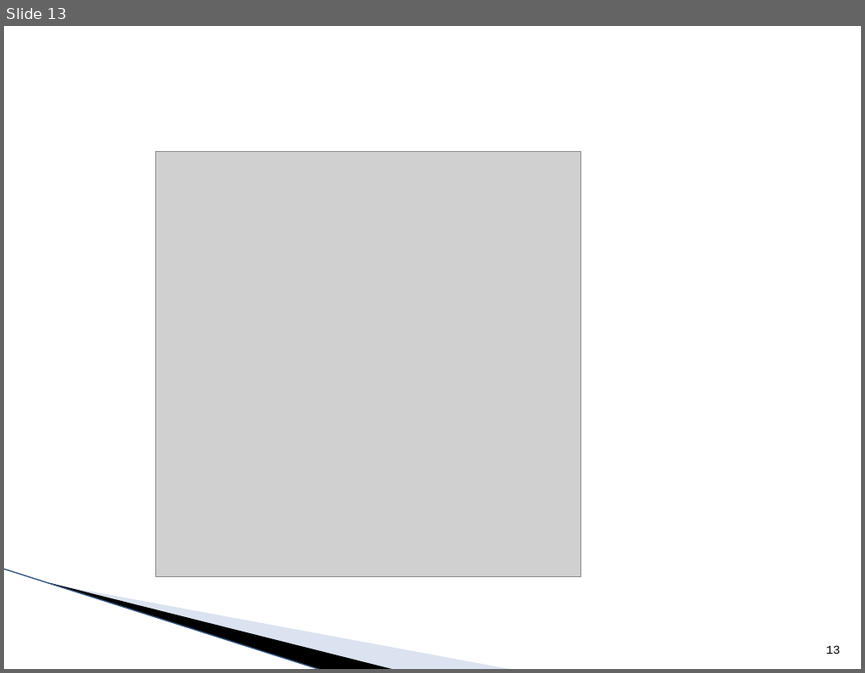
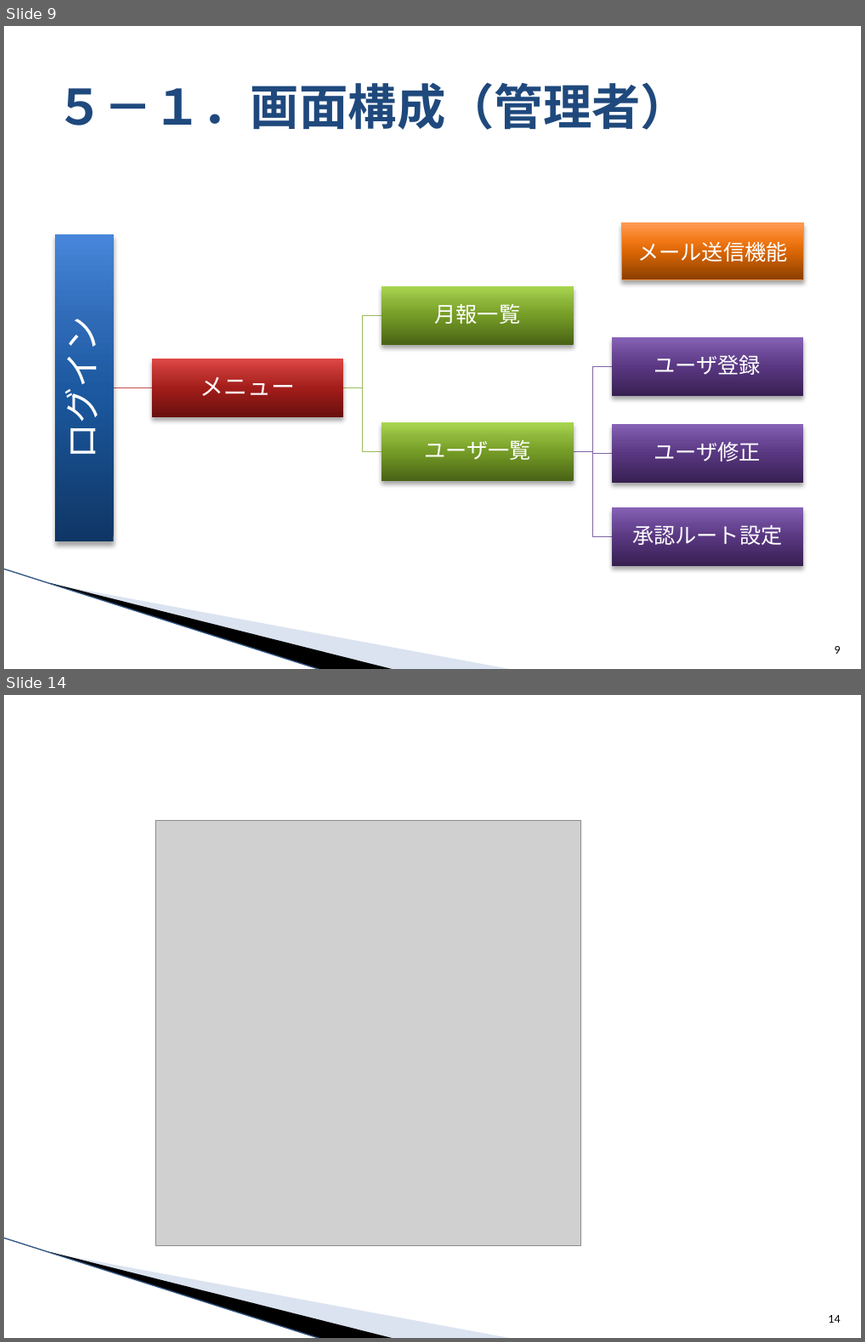
Before and after one commit to around7days/AppFreeMemo, a slide deck: 月報管理システム 提案資料.pptx. Shown one above the other, each under a label of ours: slide 13 before the commit, slides 9 and 14 after it; the slides between them are not shown. The pictures are 865x673 and 865x1342 pixels, drawn with LibreOffice and Linux fonts; fonts in the diff are those of the drawing; grey boxes stand for pictures; background and template pictures are left out. Boxes give left, top, right and bottom in pixels: in the first picture for what was removed or moved away, otherwise in the second. Text is boxed around its words. In the diff, an @@ line names an element or a change of style, - is before the commit and + after.

```diff
--- a/月報管理システム 提案資料.pptx
+++ b/月報管理システム 提案資料.pptx
@@ slide 9 added at box(4, 26, 861, 669), background #FFFFFF; not listed: 3 template elements that a slide beside it also shows @@
@@ title added at box(55, 82, 689, 130), 41 pt, text #1F497D, bold @@
+５－１．画面構成（管理者）
@@ rectangle added at box(621, 223, 803, 279), fill gradient #8B3F00 to #DA6606 to #F47917 to #FF9C54, outline #F79646 0.75 pt, 18 pt, text #FFFFFF @@
+メール送信機能
@@ group added at box(54, 233, 803, 566): 7 rectangles, 7 texts, 6 freeform shapes @@
+ログイン
+メニュー
+月報一覧
+ユーザ一覧
+ユーザ登録
+ユーザ修正
+承認ルート設定
@@ page number added at box(834, 646, 840, 653), 10 pt, text #000000 @@
+9
@@ what was slide 13 is now slide 14 @@
@@ page number at box(828, 1315, 840, 1322): text changed; font Courier New to Calibri @@
-13
+14
```
Also in this commit, not shown: 10 slides changed, 2 other slides added, 2 slides removed.
